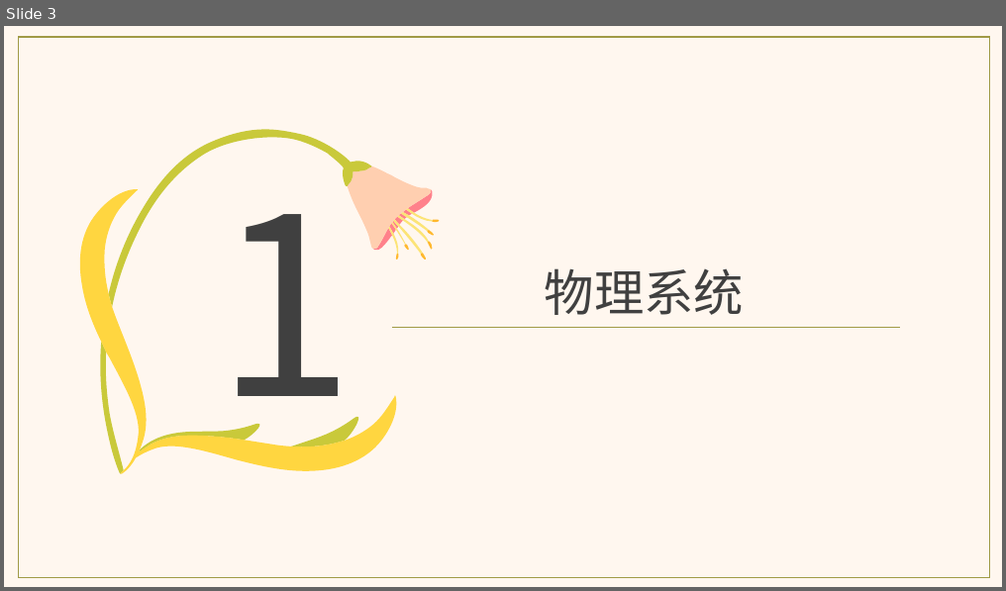
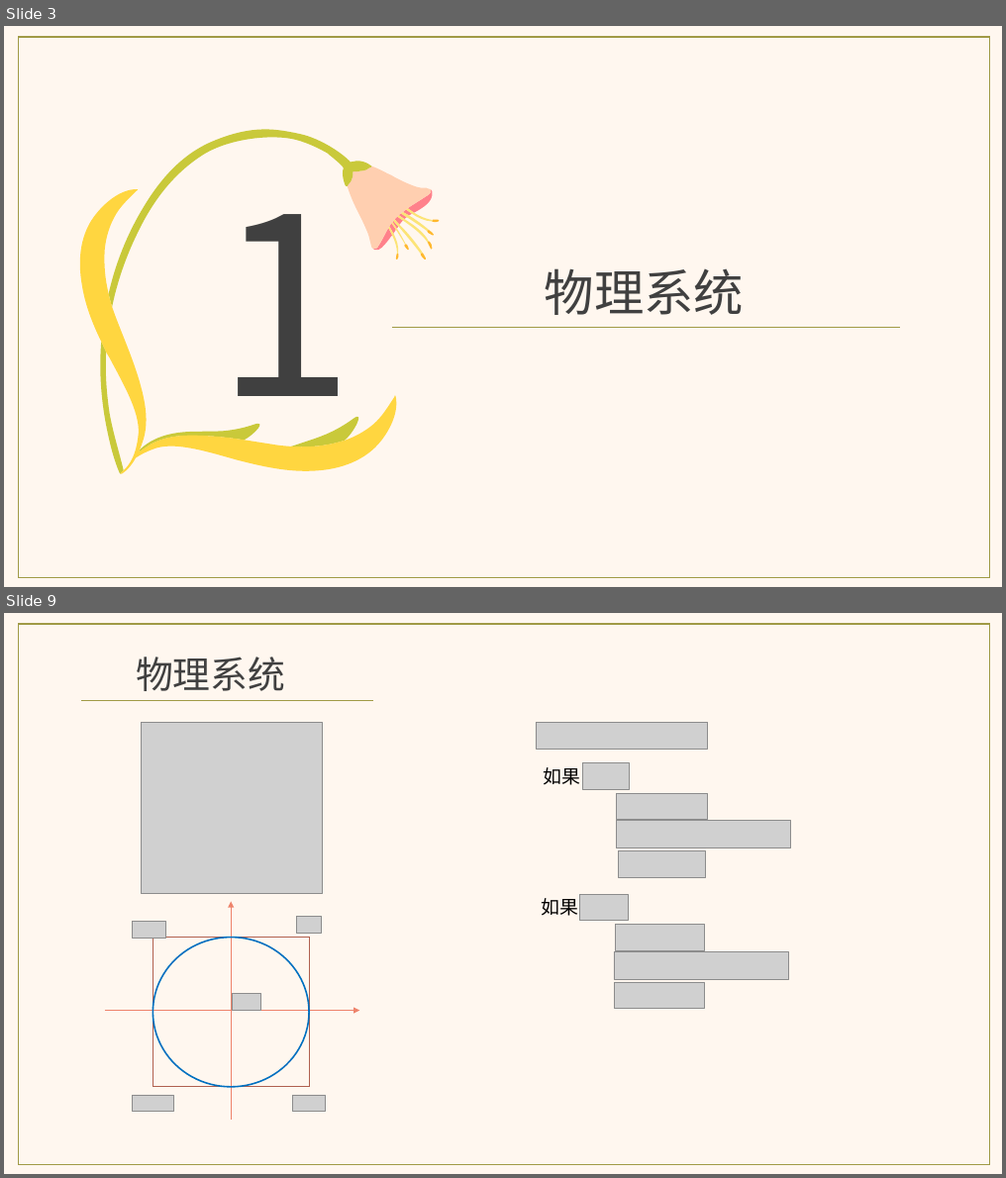
Before and after one commit to aliwanzi/SandTable, a slide deck: doc/从零开始写引擎之物理系统.pptx. Shown one above the other, each under a label of ours: slide 3 before the commit, slides 3 and 9 after it; the slides between them are not shown. The pictures are 1006x591 and 1006x1178 pixels, drawn with LibreOffice and Linux fonts; fonts in the diff are those of the drawing; grey boxes stand for pictures. Boxes give left, top, right and bottom in pixels: in the first picture for what was removed or moved away, otherwise in the second. Text is boxed around its words. In the diff, an @@ line names an element or a change of style, - is before the commit and + after.

```diff
--- a/doc/从零开始写引擎之物理系统.pptx
+++ b/doc/从零开始写引擎之物理系统.pptx
@@ slide 9 added at [4, 613, 1002, 1174], background #FFF7EF @@
@@ rectangle added at [18, 624, 990, 1164], outline #A09A45 1 pt @@
@@ text added at [136, 657, 285, 691], 36 pt, text #404040 @@
+物理系统
@@ line added from (81, 700) to (373, 700), #A09A45 0.5 pt @@
@@ picture added at [141, 722, 322, 894] @@
@@ picture added at [536, 722, 708, 749] @@
@@ text added at [543, 767, 580, 785], 18 pt, text #000000 @@
+如果 ：
@@ picture added at [583, 763, 629, 789] @@
@@ picture added at [617, 793, 709, 820] @@
@@ picture added at [617, 821, 792, 849] @@
@@ picture added at [619, 851, 706, 877] @@
@@ arrow added from (231, 1120) to (231, 901), #EE836B 0.5 pt @@
@@ text added at [541, 898, 578, 916], 18 pt, text #000000 @@
+如果 ：
@@ picture added at [580, 894, 628, 921] @@
@@ picture added at [133, 922, 165, 938] @@
@@ rectangle added at [152, 937, 310, 1087], outline #B0614F 1 pt @@
@@ ellipse added at [152, 937, 310, 1087], outline #0070C0 1.5 pt @@
@@ picture added at [297, 917, 322, 934] @@
@@ picture added at [616, 925, 705, 951] @@
@@ picture added at [614, 953, 789, 980] @@
@@ picture added at [233, 994, 261, 1011] @@
@@ picture added at [615, 982, 705, 1008] @@
@@ arrow added from (104, 1011) to (359, 1011), #EE836B 0.5 pt @@
@@ picture added at [132, 1095, 174, 1112] @@
@@ picture added at [292, 1095, 325, 1112] @@
```
Also in this commit, not shown: 2 slides changed, 6 other slides added, 9 slides removed, 5 other files.
